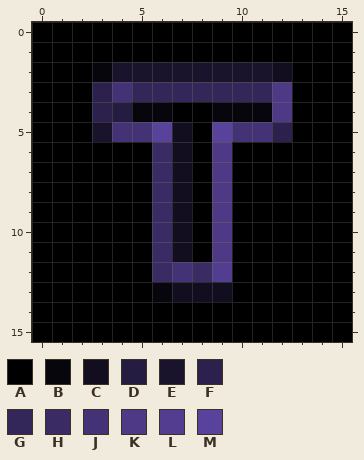
Two versions of one pixel-art sprite, favicon-16x16.png. Above is the file before it was changed.
The file is 16x16 pixels. Colours within 5 levels of each other are drawn and written as one.
Palette (. is transparent): A #000000  B #08060d  C #120e20  D #251c41  E #1a132c  F #2c214d  G #332658  H #3a2b65  J #443277  K #4d3985  L #523d90  M #59429b
And afterwards:
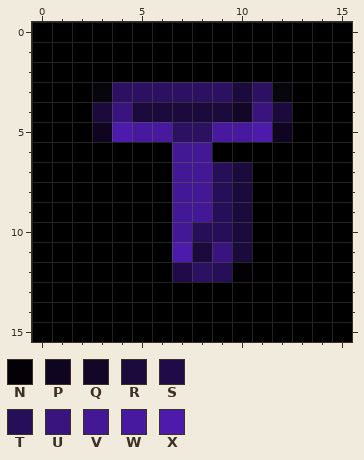
Colours new in this view: N #030106  P #0f0521  Q #120727  R #1b0a3c  S #200b48  T #270e58  U #39147f  V #431895  W #47199f  X #4d1bab
Changes in this commit:
colour G: #332658 -> #2c1062
Changed rows in their new state; - is a pixel that keeps its letter.
first column x 3:
 2 AAAAAAAAAA
 3 BG-----R-B
 4 RURRRRRQUR
 5 PXWWGGWWXP
 6 ---AVVA---
 7 ---AVVTR--
 8 ---AVVTR--
 9 ---AVVTR--
10 ---AVTTR--
11 ---AXRUR--
12 ---ASGTN--
13 ---AAAA---
